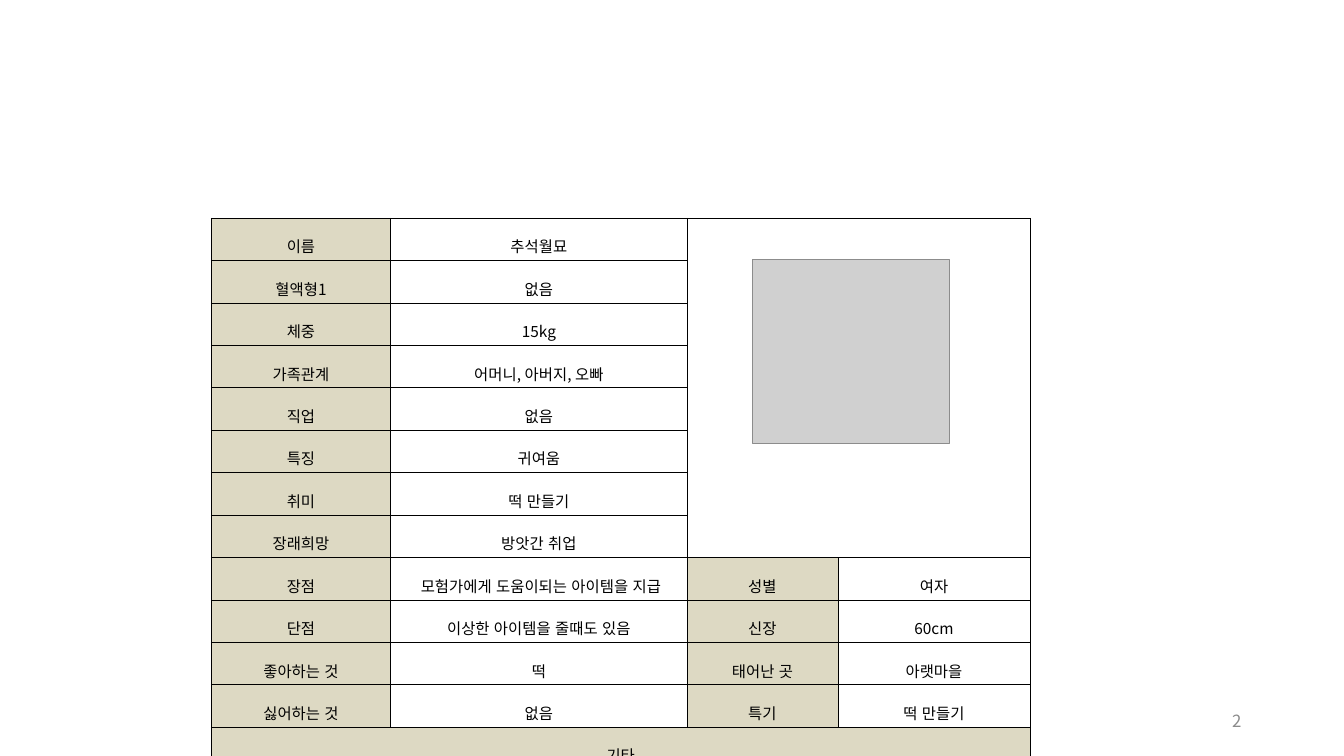
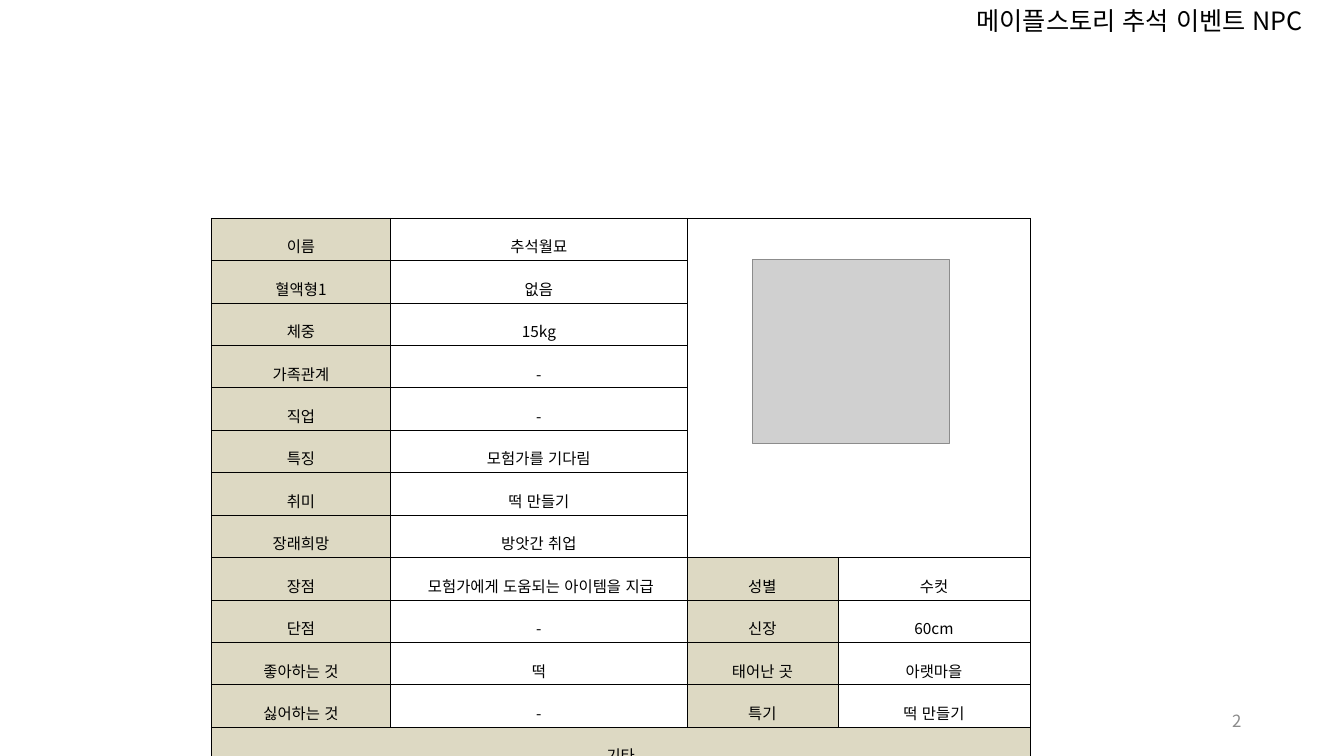
Before and after one commit to yuh2327015/event_plan, a slide deck: slide 2 of 게임이벤트기획 급조.pptx. Drawn at 1344x756 pixels with LibreOffice and Linux fonts; fonts in the diff are those of the drawing; grey boxes stand for pictures. Boxes give left, top, right and bottom in pixels: in the first picture for what was removed or moved away, otherwise in the second. Text is boxed around its words. In the diff, an @@ line names an element or a change of style, - is before the commit and + after.

```diff
--- a/게임이벤트기획 급조.pptx
+++ b/게임이벤트기획 급조.pptx
@@ text added at (976, 9, 1303, 32), 18 pt, text #000000 @@
+메이플스토리 추석 이벤트 NPC
@@ table at (212, 218, 1031, 725) @@
-row 4, column 2: 어머니, 아버지, 오빠
+row 4, column 2: -
-row 5, column 2: 없음
+row 5, column 2: -
-row 6, column 2: 귀여움
+row 6, column 2: 모험가를 기다림
-row 9, column 2: 모험가에게 도움이되는 아이템을 지급
+row 9, column 2: 모험가에게 도움되는 아이템을 지급
-row 9, column 4: 여자
+row 9, column 4: 수컷
-row 10, column 2: 이상한 아이템을 줄때도 있음
+row 10, column 2: -
-row 12, column 2: 없음
+row 12, column 2: -
-row 14, column 1: 없음
+row 14, column 1: -
```
Also in this commit, not shown: 3 other slides changed, 9 slides added, 1 other file.
